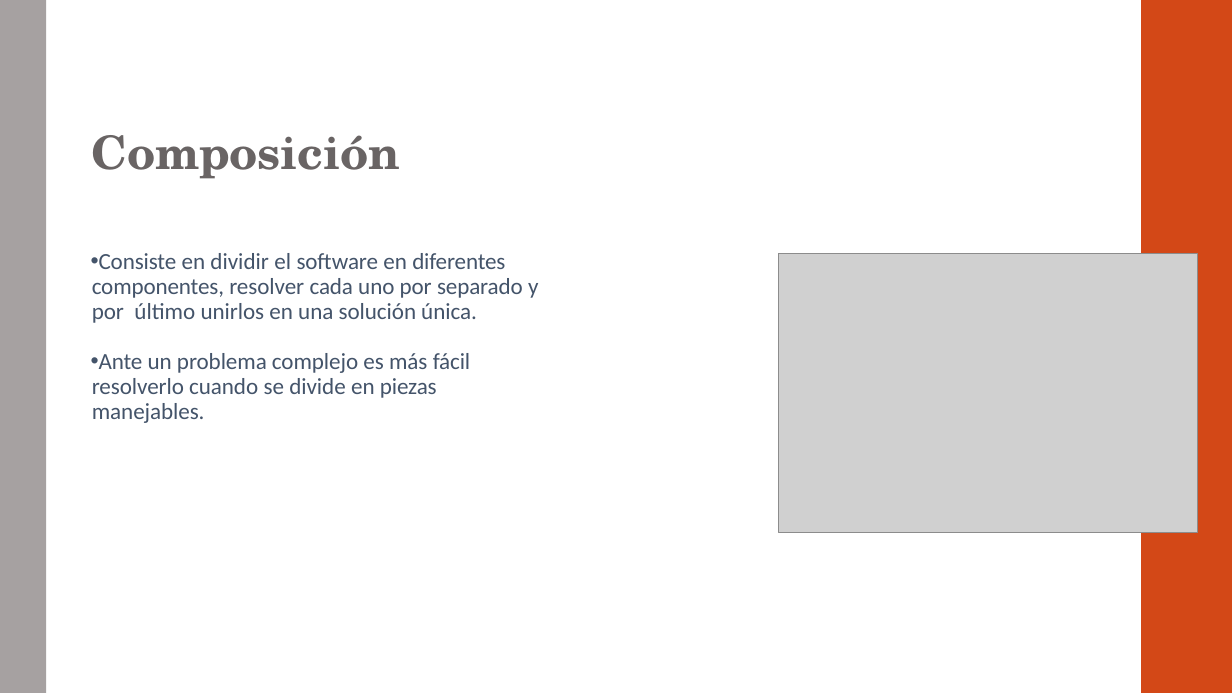
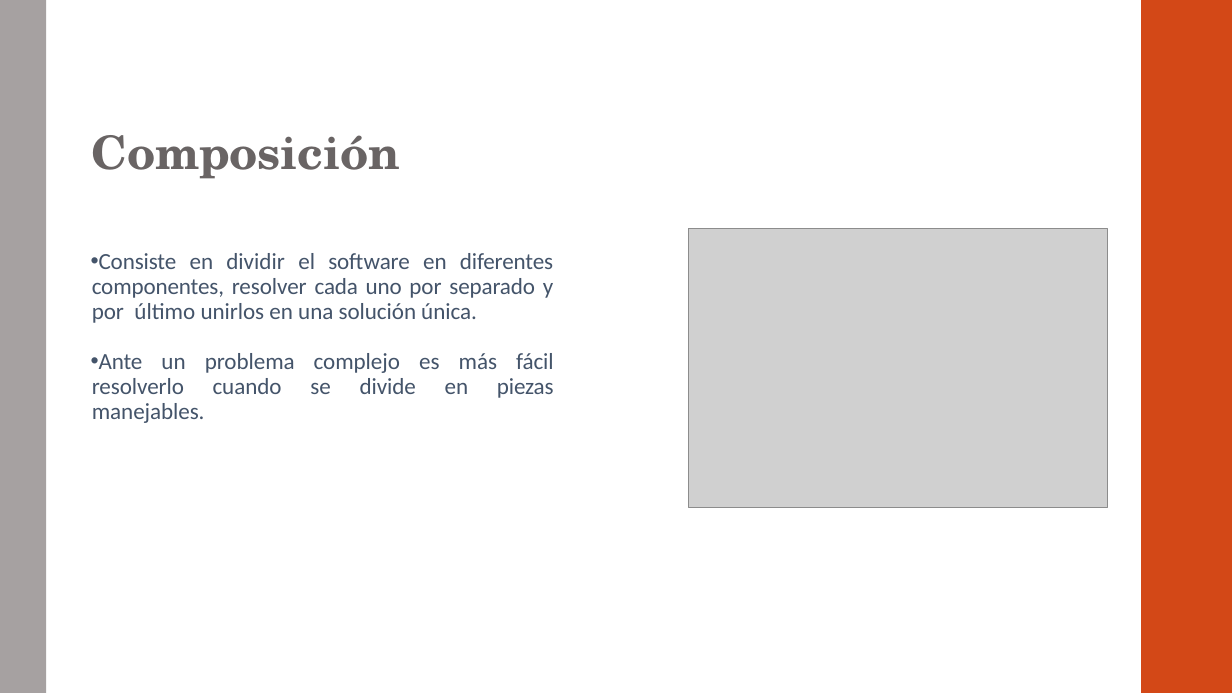
Before and after one commit to otrocarlosmartinez/AF-PYTHON, a slide deck: slide 43 of PRESENTACIÓN.pptx (slide 42 before the commit). Drawn at 1232x693 pixels with LibreOffice and Linux fonts; fonts in the diff are those of the drawing; grey boxes stand for pictures. Boxes give left, top, right and bottom in pixels: in the first picture for what was removed or moved away, otherwise in the second. Text is boxed around its words. In the diff, an @@ line names an element or a change of style, - is before the commit and + after.

```diff
--- a/PRESENTACIÓN.pptx
+++ b/PRESENTACIÓN.pptx
@@ picture: place and size @@
-picture at bbox=[779, 254, 1198, 533]
+picture at bbox=[689, 228, 1107, 507]
@@ text "Consiste en dividir el software ..." at bbox=[92, 253, 554, 423]: alignment left to justified @@
```
Also in this commit, not shown: 22 other slides changed, 4 slides added, 1 slide removed, 3 other files.
